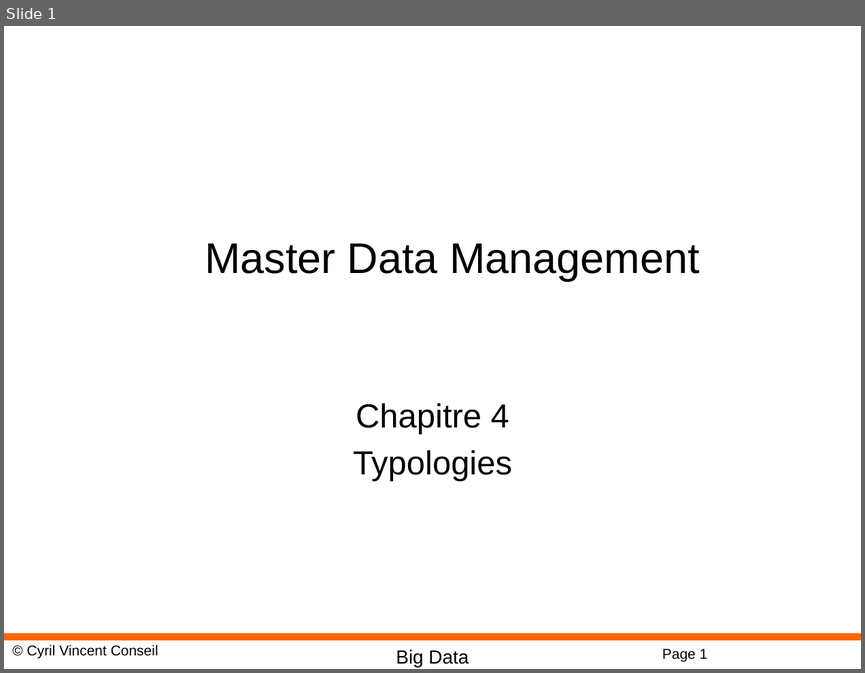
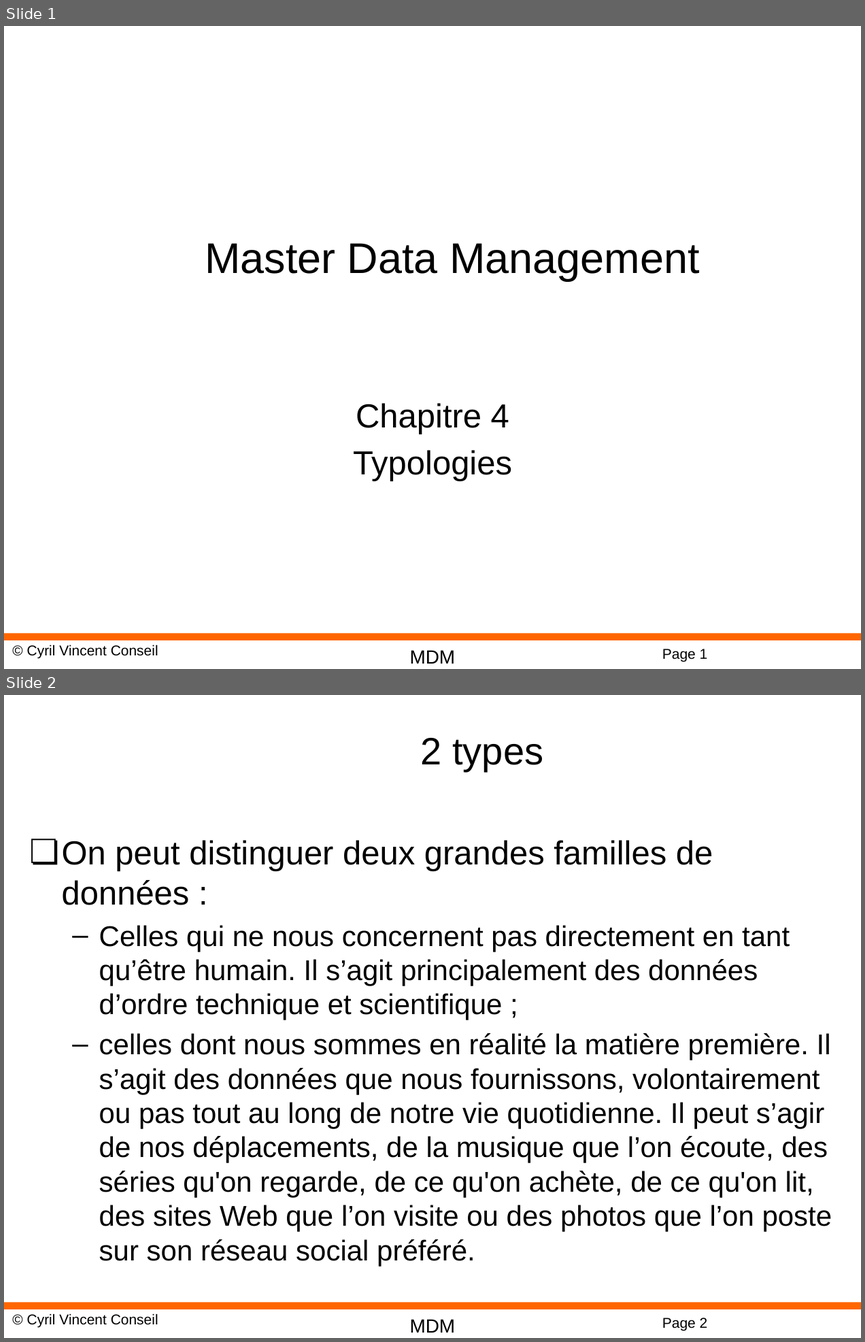
Before and after one commit to cyrilvincent/mdm, a slide deck: MDM04-Typologies.pptx. Shown one above the other, each under a label of ours: slide 1 before the commit, slides 1 and 2 after it. The pictures are 865x673 and 865x1342 pixels, drawn with LibreOffice and Linux fonts; fonts in the diff are those of the drawing; background and template pictures are left out. Boxes give left, top, right and bottom in pixels: in the first picture for what was removed or moved away, otherwise in the second. Text is boxed around its words. In the diff, an @@ line names an element or a change of style, - is before the commit and + after.

```diff
--- a/MDM04-Typologies.pptx
+++ b/MDM04-Typologies.pptx
@@ slide 2 added at box(4, 695, 861, 1338), background #FFFFFF; not listed: 4 template elements that a slide beside it also shows @@
@@ title added at box(421, 738, 543, 772), 32 pt, text #000000 @@
+2 types
@@ text added at box(62, 840, 832, 1266), 24 pt, text #000000 @@
+❏ On peut distinguer deux grandes familles de données :
+  – Celles qui ne nous concernent pas directement en tant qu’être humain. Il s’agit principalement des données d’ordre technique et scientifique ;
+  – celles dont nous sommes en réalité la matière première. Il s’agit des données que nous fournissons, volontairement ou pas tout au long de notre vie quotidienne. Il peut s’agir de nos déplacements, de la musique que l’on écoute, des séries qu'on regarde, de ce qu'on achète, de ce qu'on lit, des sites Web que l’on visite ou des photos que l’on poste sur son réseau social préféré.
@@ slide 1 changed as well @@
@@ text at box(410, 650, 456, 663): text changed @@
-Big Data
+MDM
```
Also in this commit, not shown: 11 other slides changed, 2 other slides added, 11 other files.
